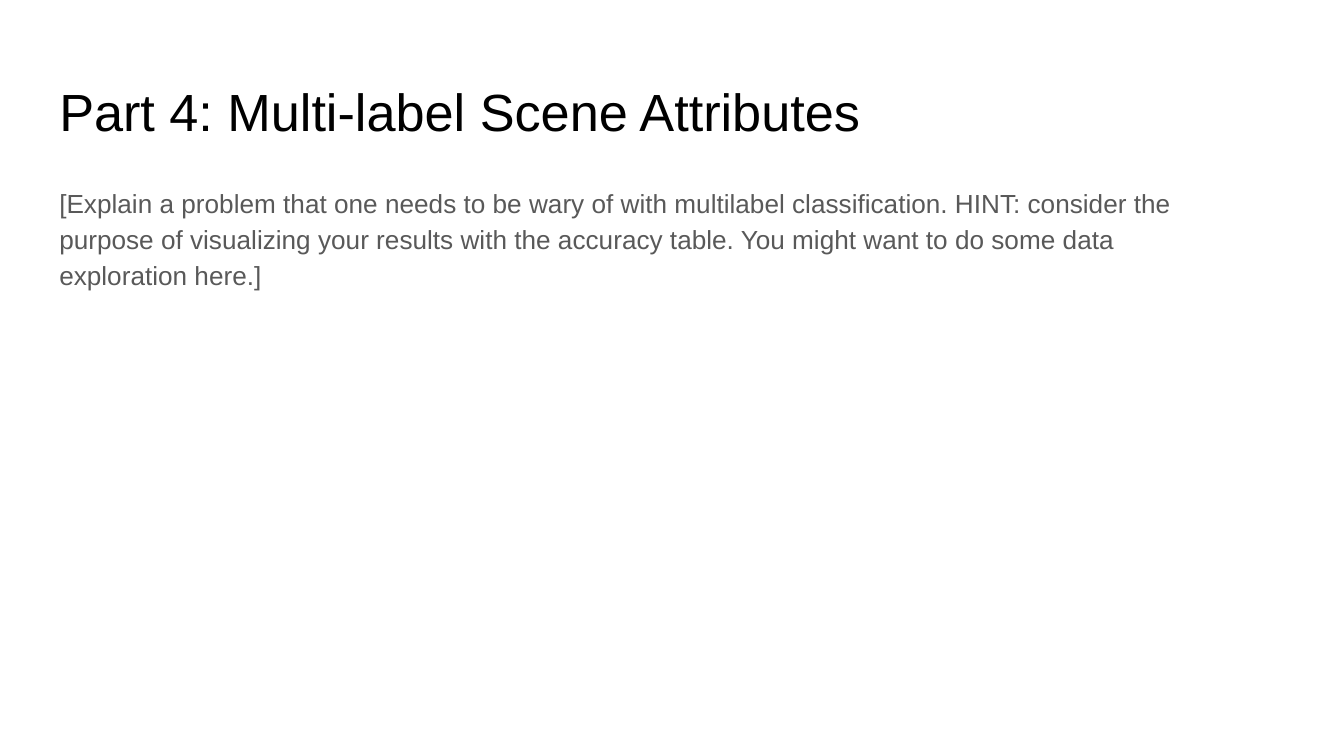
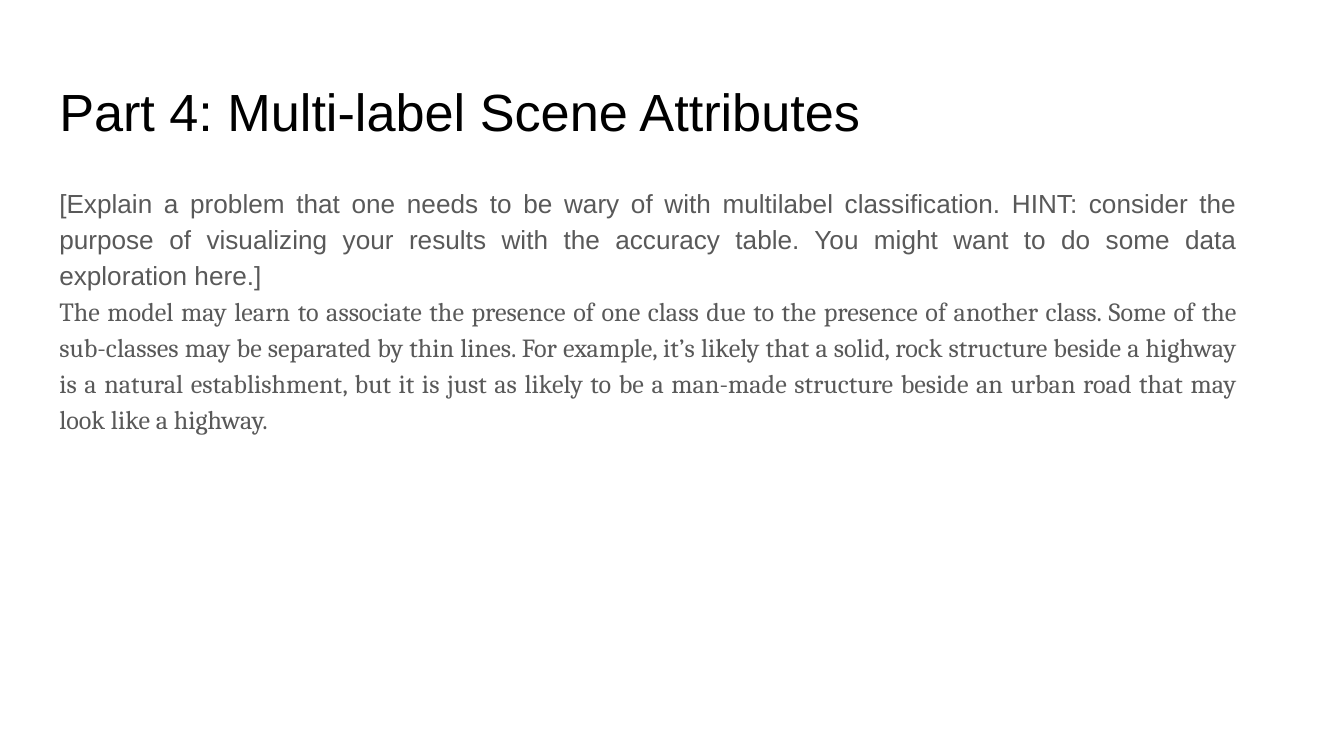
Before and after one commit to ShuvoNewaz/CS-6476-Projects-Fall2022, a slide deck: slide 15 of docs/proj4_report.pptx (slide 14 before the commit). Drawn at 1344x756 pixels with LibreOffice and Linux fonts; fonts in the diff are those of the drawing. Boxes give left, top, right and bottom in pixels: in the first picture for what was removed or moved away, otherwise in the second. Text is boxed around its words. In the diff, an @@ line names an element or a change of style, - is before the commit and + after.

```diff
--- a/docs/proj4_report.pptx
+++ b/docs/proj4_report.pptx
@@ text at bbox=[59, 194, 1236, 291]: alignment left to justified @@
@@ text at bbox=[59, 302, 1237, 435]: paragraph added @@
+The model may learn to associate the presence of one class due to the presence of another class. Some of the sub-classes may be separated by thin lines. For example, it’s likely that a solid, rock structure beside a highway is a natural establishment, but it is just as likely to be a man-made structure beside an urban road that may look like a highway.
```
Also in this commit, not shown: 13 other slides changed, 1 slide added, 14 other files.
